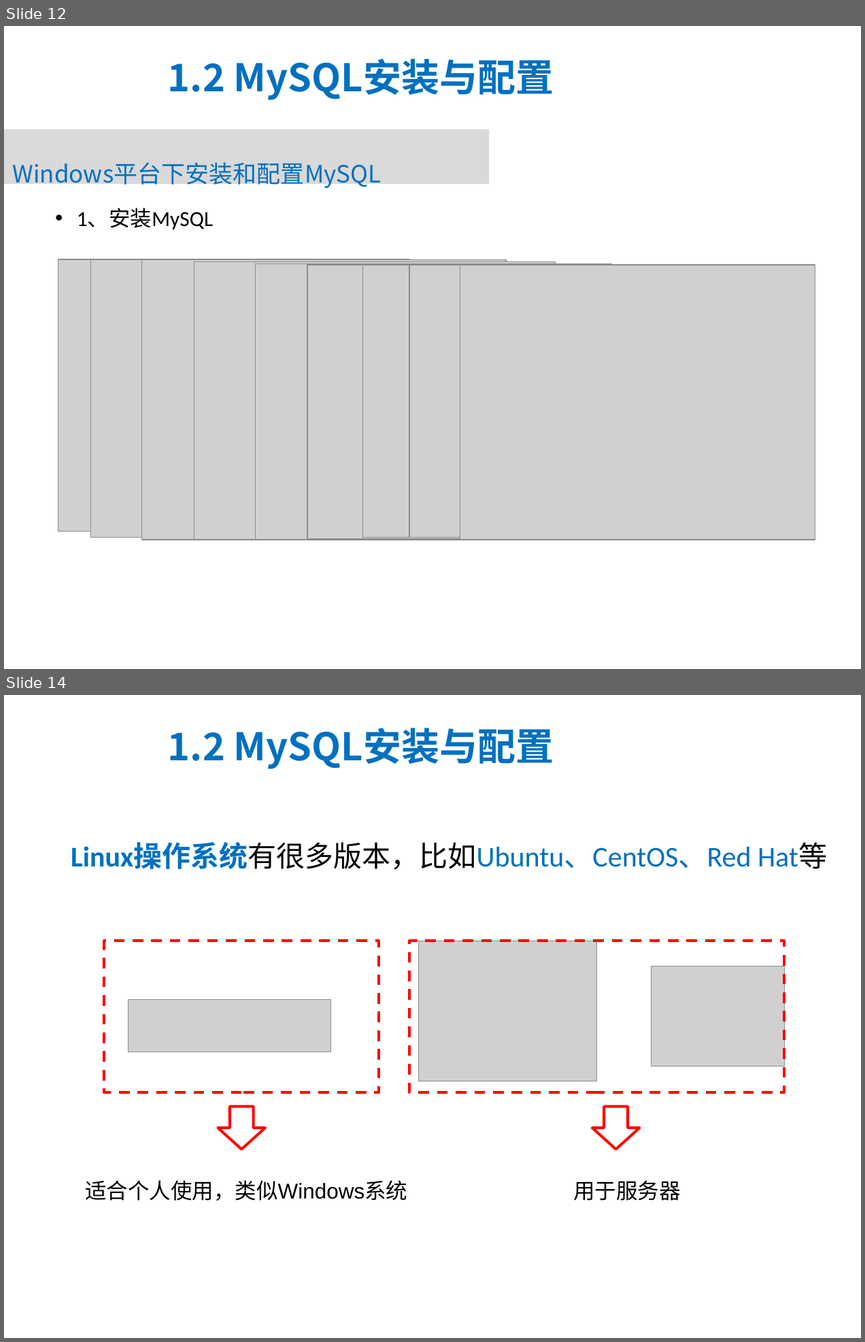
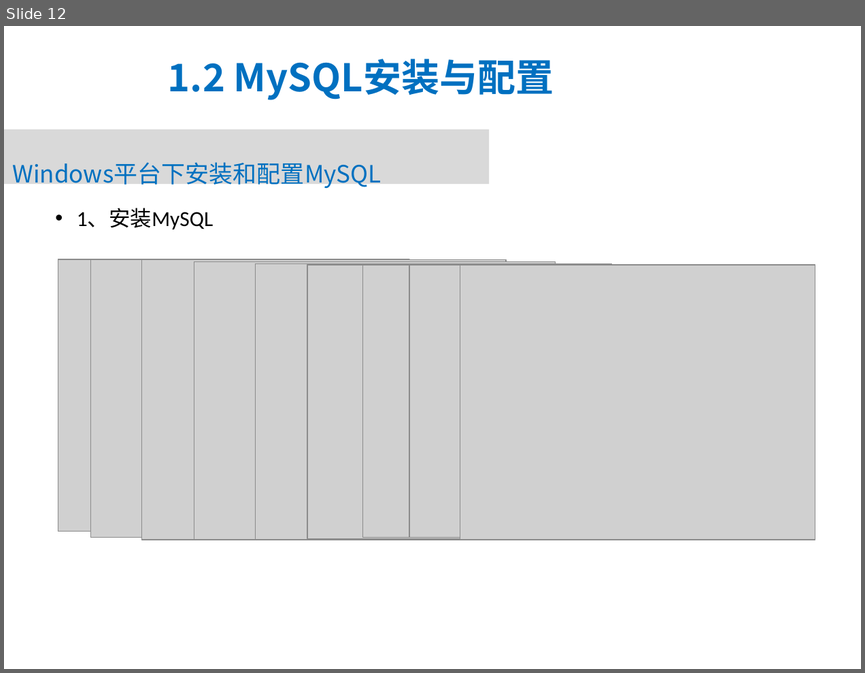
Before and after one commit to tony1989zhang/path, a slide deck: mysql/3 PPT/MySQL_PPT课件/mysql第1章课件.ppt. Shown one above the other, each under a label of ours: slides 12 and 14 before the commit, slide 12 after it; the slides between them are not shown. The pictures are 865x1342 and 865x673 pixels, drawn with LibreOffice and Linux fonts; fonts in the diff are those of the drawing; grey boxes stand for pictures; background and template pictures are left out. Boxes give left, top, right and bottom in pixels: in the first picture for what was removed or moved away, otherwise in the second. Text is boxed around its words. In the diff, an @@ line names an element or a change of style, - is before the commit and + after.

```diff
--- a/mysql/3 PPT/MySQL_PPT课件/mysql第1章课件.ppt
+++ b/mysql/3 PPT/MySQL_PPT课件/mysql第1章课件.ppt
@@ slide 14 removed at (4,695,861,1338), background picture (left out); not listed: 1 template element that a slide beside it also shows @@
@@ title removed at (168,728,554,769) @@
-1.2 MySQL安装与配置
@@ text removed at (71,843,827,870) @@
-  Linux操作系统有很多版本，比如Ubuntu、CentOS、Red Hat等
@@ rectangle removed at (104,941,379,1093) @@
@@ rectangle removed at (409,941,784,1093) @@
@@ picture removed at (419,941,597,1081) @@
@@ picture removed at (651,966,784,1065) @@
@@ picture removed at (128,999,331,1051) @@
@@ right arrow removed at (218,1106,265,1149) @@
@@ right arrow removed at (592,1106,639,1149) @@
@@ text removed at (85,1180,407,1200) @@
-适合个人使用，类似Windows系统
@@ text removed at (573,1180,681,1200) @@
-用于服务器
```
Also in this commit, not shown: 2 slides changed, 3 other slides removed, 19 other files.
